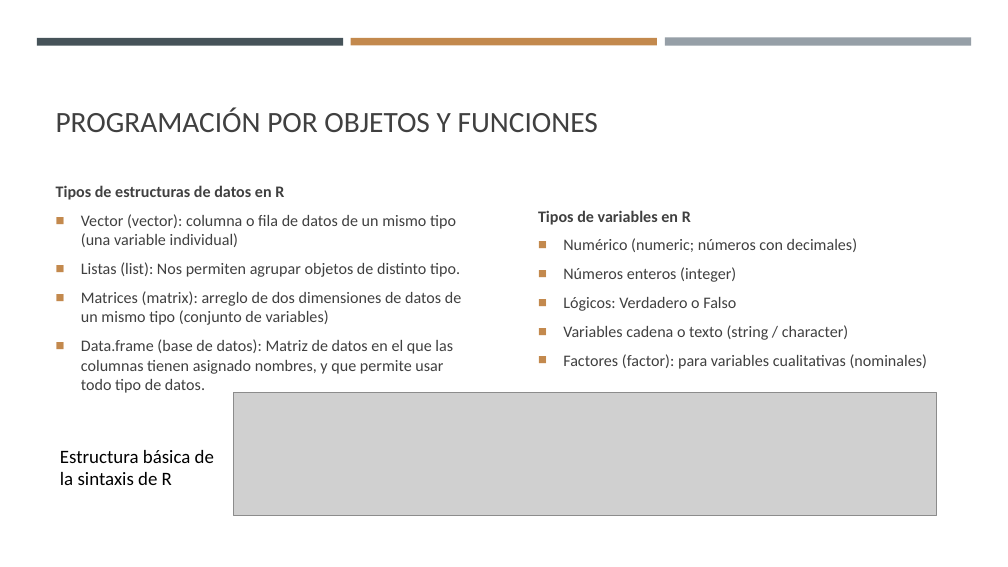
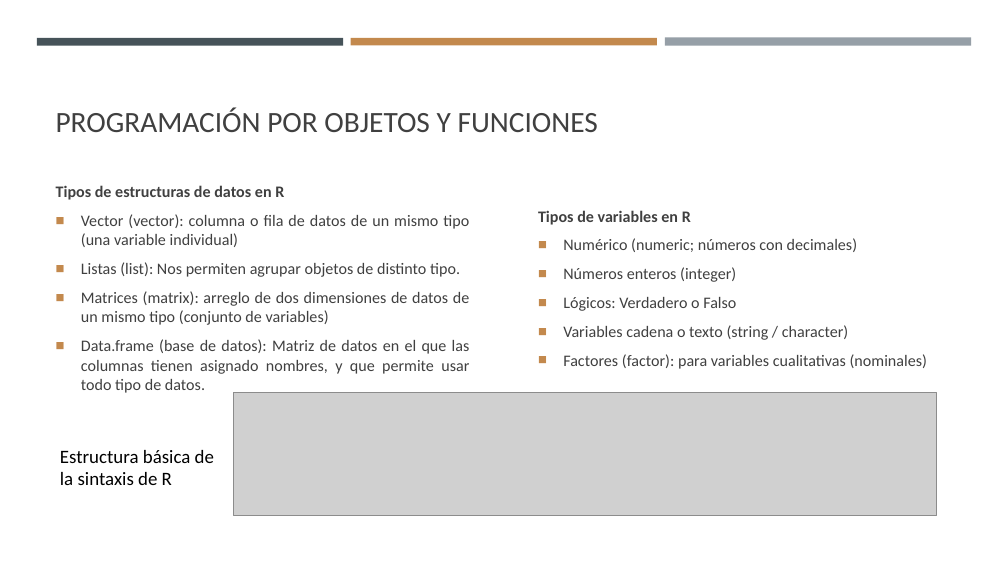
Before and after one commit to GabrielSotomayorl/Introduccion-a-R, a slide deck: slide 9 of Introducción a R.pptx. Drawn at 1008x567 pixels with LibreOffice and Linux fonts; fonts in the diff are those of the drawing; grey boxes stand for pictures. Boxes give left, top, right and bottom in pixels: in the first picture for what was removed or moved away, otherwise in the second. Text is boxed around its words. In the diff, an @@ line names an element or a change of style, - is before the commit and + after.

```diff
--- a/Introducción a R.pptx
+++ b/Introducción a R.pptx
@@ text "Tipos de estructuras de datos ..." at [56, 185, 470, 393]: alignment left to justified @@
```
Also in this commit, not shown: 1 other file.
